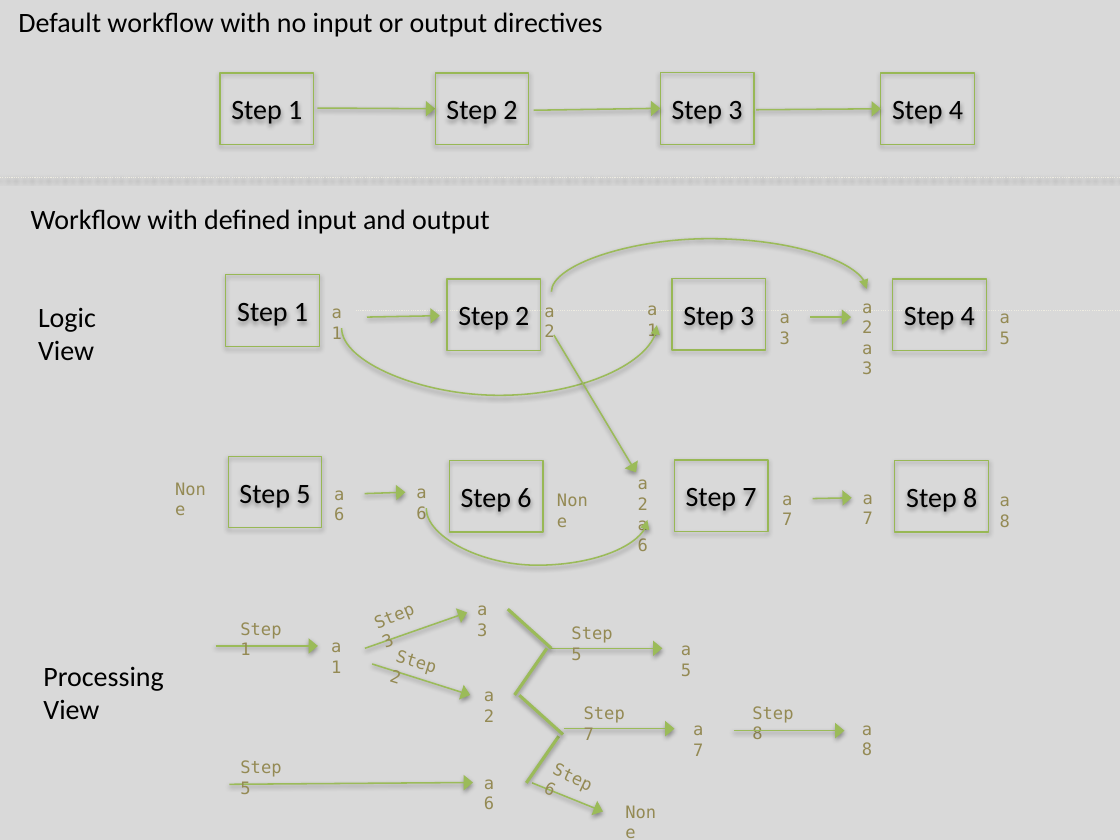
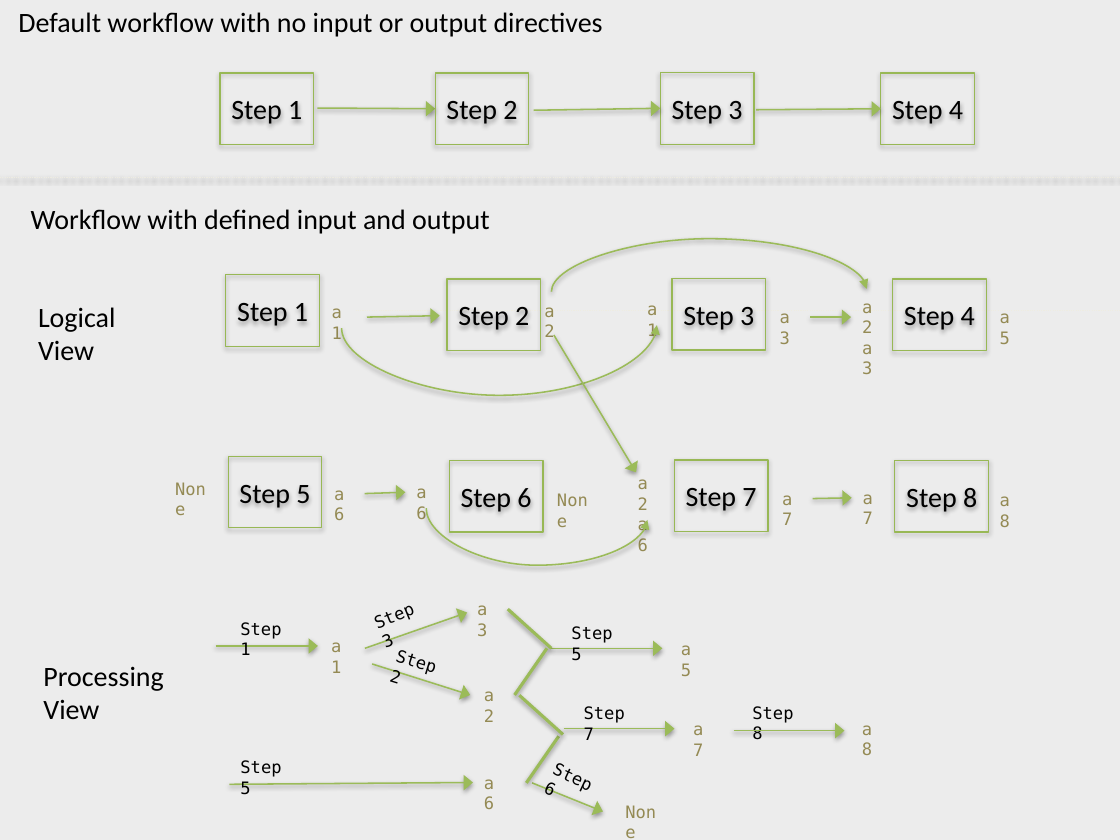
Before and after one commit to vatlab/sos, a slide deck: slide 2 of doc/charts.pptx. Drawn at 1120x840 pixels with LibreOffice and Linux fonts; fonts in the diff are those of the drawing. Boxes give left, top, right and bottom in pixels: in the first picture for what was removed or moved away, otherwise in the second. Text is boxed around its words. In the diff, an @@ line names an element or a change of style, - is before the commit and + after.

```diff
--- a/doc/charts.pptx
+++ b/doc/charts.pptx
@@ background #D9D9D9 to #D9D9D9 at 48% opacity @@
@@ text at [38, 307, 115, 332]: text changed @@
-Logic
+Logical
@@ text colour #948A54 to #000000 in 8 elements at [240, 622, 281, 655], [240, 760, 281, 794], [461, 489, 512, 636], [239, 485, 399, 684], [571, 626, 612, 660], [543, 782, 552, 795], [584, 706, 625, 740], [752, 706, 793, 739] @@
```
Also in this commit, not shown: 2 other files.
